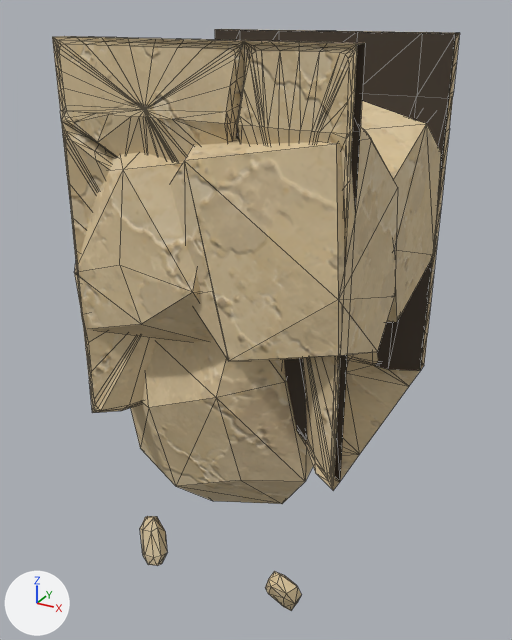
The glTF model assets/custom/models/ground_modules/ground_bottom_square_strip_06.glb: old version first, new version second.
Before and after are seen from a 50 mm camera at (1.68, -1.76, 1.08) aimed at (0.47, 0.46, -0.03). Arrows for +X, +Y and +Z are at lower left; the lights stay in place. The picture after the commit comes second. Mesh edges are drawn as thin lines. Vertices at exactly the same position are counted once.

The first picture shows 'GroundBottomSquareStrip06_Body'.
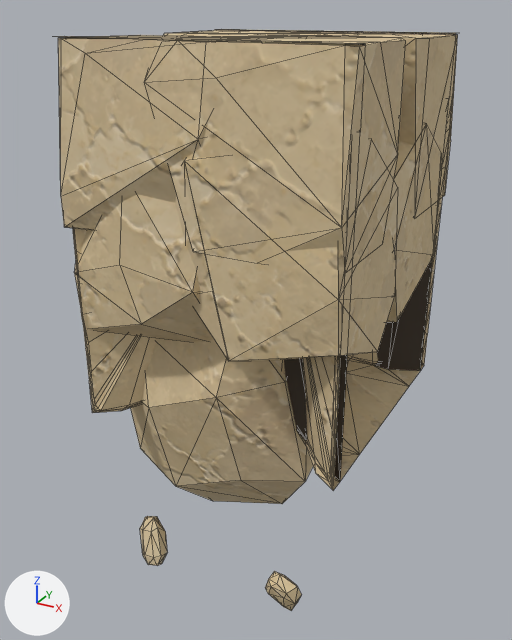
Boxes [x1, y1, x2, y2] around the edits, measured in the pictures (512 x 640 px):
'GroundBottomSquareStrip06_Body', reshaped: before [52, 29, 460, 611]; after [58, 29, 458, 611]
part 1 of me_groundbottomsquarestrip06_bodymesh, added (beige): after [58, 35, 251, 230]
part 2 of me_groundbottomsquarestrip06_bodymesh, added (beige): after [144, 37, 406, 265]
part 3 of me_groundbottomsquarestrip06_bodymesh, added (brown): after [254, 32, 458, 200]
part 4 of me_groundbottomsquarestrip06_bodymesh, built on (mostly hidden afterwards): before [52, 33, 460, 170]; after [163, 30, 352, 170]

Edits to the bpy script that builds the scene:
```text
Change me_groundbottomsquarestrip06_bodymesh:
    used by ob_groundbottomsquarestrip06_body; location = (0.0, 0.0, 0.0)
    remove me_groundbottomsquarestrip06_bodymesh.from_pydata(...)  # 931 vertices, 1746 faces; spans x 0.0..1.0, y -0.04..1.04, z -0.96..1.0
    add me_groundbottomsquarestrip06_bodymesh.from_pydata(...)  # 870 vertices, 1535 faces; spans x 0.0..1.0, y -0.04..1.04, z -0.96..1.0
    me_groundbottomsquarestrip06_bodymesh part 1: a new loose piece of 28 vertices spanning x 0.0..0.76, y -0.04..0.51, z 0.4..1.0, in mat_sandstone_plate_13_005
    me_groundbottomsquarestrip06_bodymesh part 2: a new loose piece of 27 vertices spanning x 0.26..1.0, y -0.04..0.49, z 0.4..1.0, in mat_sandstone_plate_13_005
    me_groundbottomsquarestrip06_bodymesh part 3: a new loose piece of 23 vertices spanning x 0.29..1.0, y 0.5..1.04, z 0.4..1.0, in mat_sandstone_plate_13_005
    me_groundbottomsquarestrip06_bodymesh part 4
    164 vertices are removed from x 0.0..1.0, y 0.0..1.01, z 0.78..1.0
    447 faces are deleted
    13 vertices move within x 0.03..0.9, y 0.01..1.01, z 0.78..0.99
    25 vertices are added at x 0.0..0.72, y 0.4..1.04, z 0.4..1.0
    10 new faces join them, mat_sandstone_plate_1_005
    18 new faces join them, mat_sandstone_plate_3_005
    16 new faces join them, mat_sandstone_plate_9_005
    48 new faces join them, mat_sandstone_plate_13_005
    other edits to the shape of me_groundbottomsquarestrip06_bodymesh do not show in these pictures
```
